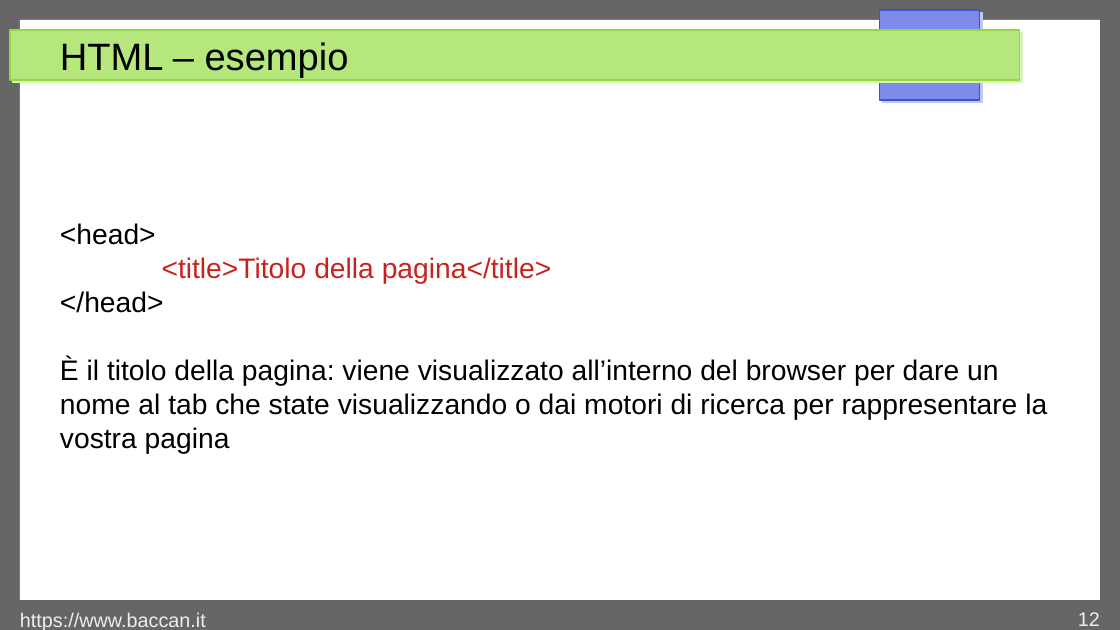
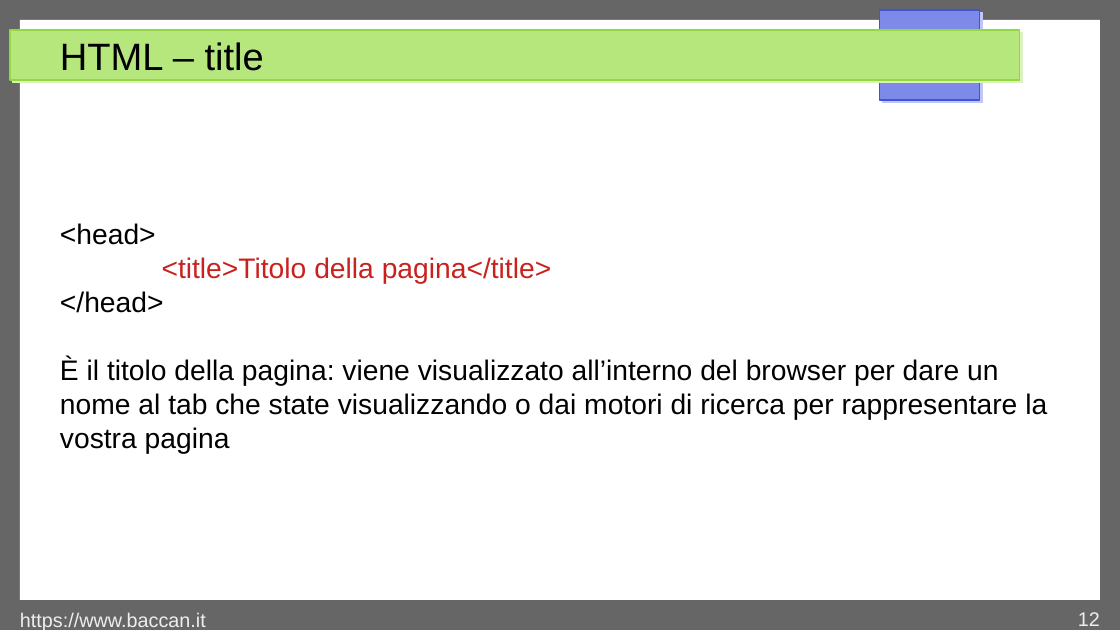
Before and after one commit to matteobaccan/CorsoHTML, a slide deck: slide 12 of Chapter_html.odp. Drawn at 1120x630 pixels with LibreOffice and Linux fonts; fonts in the diff are those of the drawing. Boxes give left, top, right and bottom in pixels: in the first picture for what was removed or moved away, otherwise in the second. Text is boxed around its words. In the diff, an @@ line names an element or a change of style, - is before the commit and + after.

```diff
--- a/Chapter_html.odp
+++ b/Chapter_html.odp
@@ title at <box>60,42,264,71</box>: text changed @@
-HTML – esempio
+HTML – title
```
Also in this commit, not shown: 9 other slides changed, 15 slides added, 9 other files.
